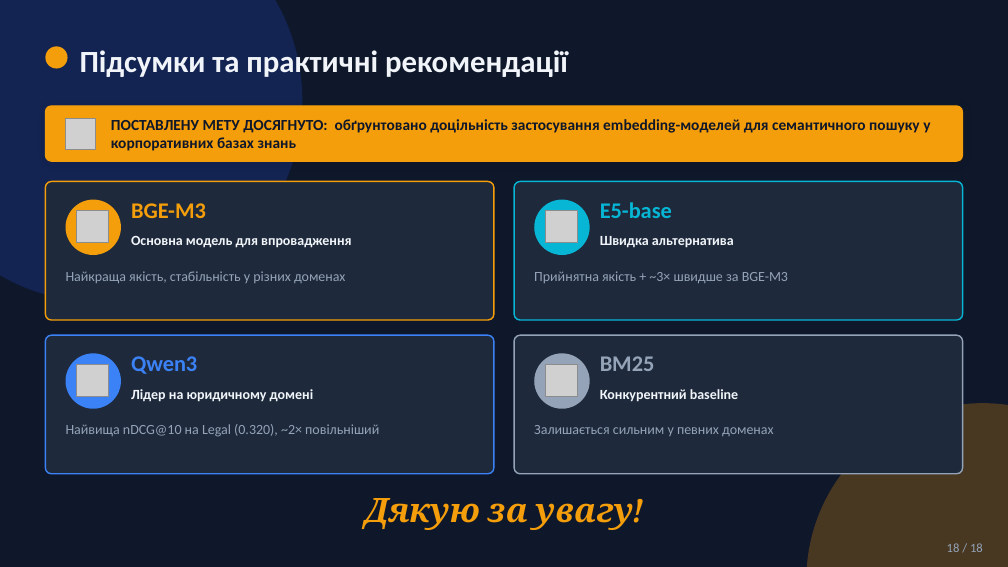
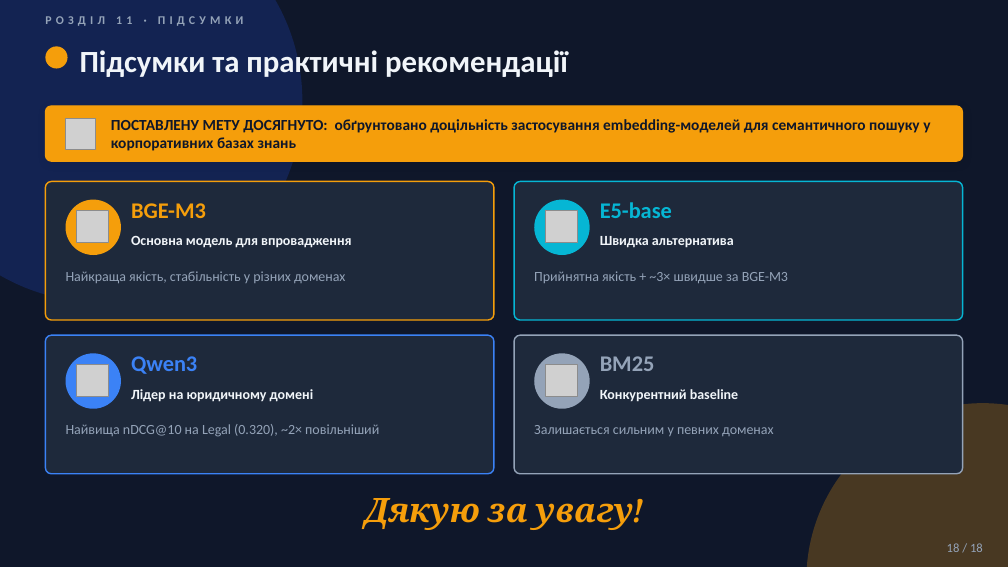
Before and after one commit to vitaliinnest/kb-semantic-search-benchmark, a slide deck: slide 18 of thesis/Nesterenko_Presentation.pptx. Drawn at 1008x567 pixels with LibreOffice and Linux fonts; fonts in the diff are those of the drawing; grey boxes stand for pictures. Boxes give left, top, right and bottom in pixels: in the first picture for what was removed or moved away, otherwise in the second. Text is boxed around its words. In the diff, an @@ line names an element or a change of style, - is before the commit and + after.

```diff
--- a/thesis/Nesterenko_Presentation.pptx
+++ b/thesis/Nesterenko_Presentation.pptx
@@ text added at (45, 16, 244, 26), 8.5 pt, text #94A3B8, bold @@
+РОЗДІЛ 11 · ПІДСУМКИ
```
Also in this commit, not shown: 16 other slides changed, 1 other file.
